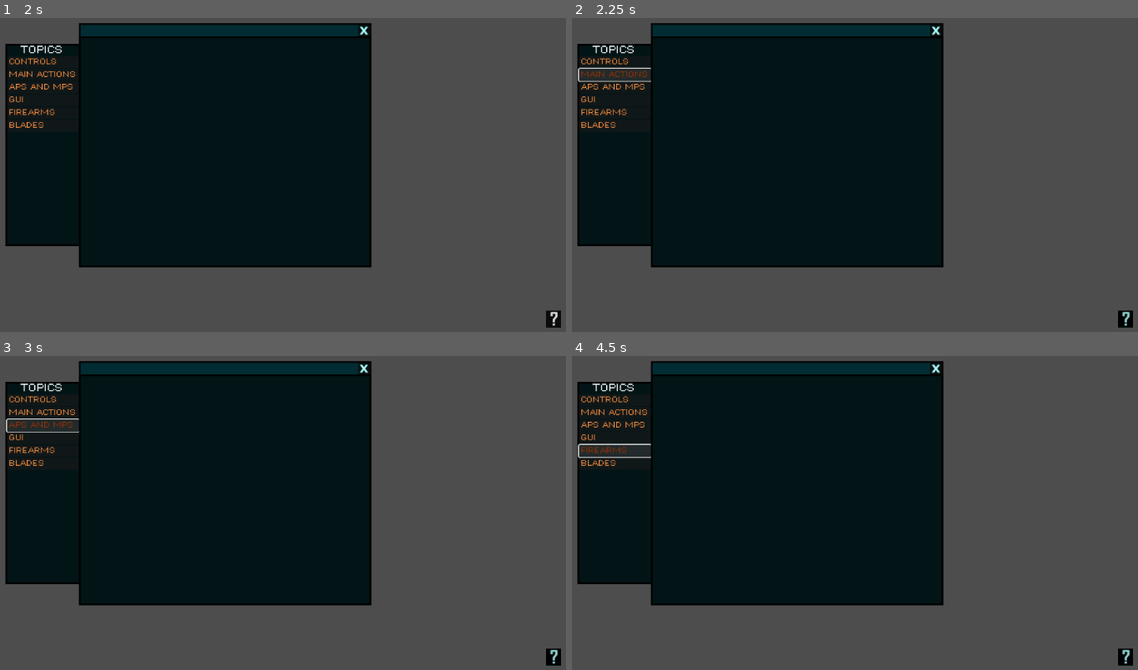
Above: before the commit, frames 1-4 (two rows, left to right).
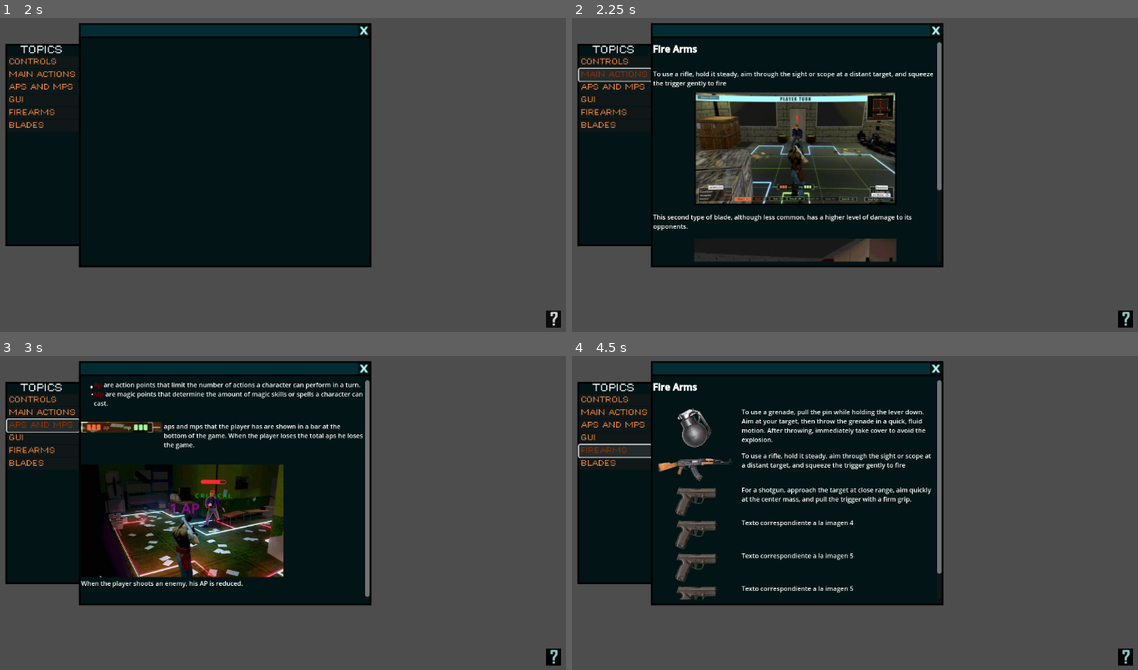
Above: after the commit, the same moments.

Repository: LauraDanielaa/VideoGame_Tasks
Game: Godot game, scene res://GUI/main.tscn
Two runs of this game, one before a commit and one after it. Both use one fixed random seed, a clock stepped at 60 frames per second and the inputs below.
Inputs (mouse positions are in pixels of both pictures, inside the frame that each line leads up to):
- Up to frame 1 (2 s): tap Enter at 0.5 s; click (554, 319) at 1.25 s
- Up to frame 2 (2.25 s): click "MAIN ACTIONS" at 2 s
- Up to frame 3 (3 s): click "APS AND MPS" at 2.75 s
- Up to frame 4 (4.5 s): click "GUI" at 3.5 s; click "FIREARMS" at 4.25 s

Frame 1 is identical in both runs. In frame 2, 14% of the frame differs, in the area x 14-66%, y 7-78%; in frame 3, 9.8%; in frame 4, 5.4%.

Commit message:
Development of some buttons panel
Development of the content of the MainActions, Aps and Mps, FireArms and Blades buttons panel

Diff:
--- a/second installment - Help panel GUI/GUI/main.tscn
+++ b/second installment - Help panel GUI/GUI/main.tscn
@@ -35,28 +35,86 @@
 
 [sub_resource type="Resource" id="Resource_w86b4"]
 script = ExtResource("6_cn7je")
+titulo = "Main Actions"
+texto_ayuda = "[b]Fire Arms[/b]
+
+[table=1]
+[cell padding=0,0,0,5][font_size=11]To use a rifle, hold it steady, aim through the sight or scope at a distant target, and squeeze the trigger gently to fire[/font_size][/cell]
+
+[cell padding=0,5,0,5][center][img=350%]res://assets/sprites/MainActions.png[/img][/center][/cell]
+
+[cell padding=0,5,0,5][font_size=11]This second type of blade, although less common, has a higher level of damage to its opponents.[/font_size][/cell]
+
+[cell padding=0,5,0,5][center][img=350%]res://assets/sprites/MainActions2.png[/img][/center][/cell]
+
+[/table]
+"
+
+[sub_resource type="Resource" id="Resource_u35g0"]
+script = ExtResource("6_cn7je")
+titulo = "Aps and Mps "
+texto_ayuda = "[ul]
+[font_size=11][color= WEB_MAROON]Ap[/color] are action points that limit the number of actions a character can perform in a turn.[/font_size]
+[font_size=11][color= WEB_MAROON]Mp[/color] are magic points that determine the amount of magic skills or spells a character can cast.[/font_size]
+[/ul]
+
+[table=2]
+[cell][img=140%]res://assets/sprites/apsMps.png[/img][/cell][cell][font_size=11]aps and mps that the player has are shown in a bar at the bottom of the game. When the player loses the total aps he loses the game.[/font_size][/cell]
+[/table]
+[table=1]
+[cell][center][img=350%]res://assets/sprites/apsMps2.png[/img][/center][/cell]
+[cell][font_size=11]When the player shoots an enemy, his AP is reduced.[/font_size][/cell]
+[/table]
+
+"
+
+[sub_resource type="Resource" id="Resource_5lx6f"]
+script = ExtResource("6_cn7je")
 titulo = ""
 texto_ayuda = ""
 
-[sub_resource type="Resource" id="Resource_u35g0"]
-script = ExtResource("6_cn7je")
-titulo = ""
-texto_ayuda = ""
-
-[sub_resource type="Resource" id="Resource_5lx6f"]
-script = ExtResource("6_cn7je")
-titulo = ""
-texto_ayuda = ""
-
 [sub_resource type="Resource" id="Resource_k8cdx"]
 script = ExtResource("6_cn7je")
 titulo = "Fire Arms"
-texto_ayuda = ""
+texto_ayuda = "[b]Fire Arms[/b]
+
+[table=2]
+[cell][center][img=75%]res://assets/sprites/FireArms1.png[/img][/center][/cell][cell][font_size=11]To use a grenade, pull the pin while holding the lever down. Aim at your target, then throw the grenade in a quick, fluid motion. After throwing, immediately take cover to avoid the explosion.[/font_size][/cell]
+
+
+[cell][center][img=150]res://assets/sprites/FireArms2.png[/img][/center][/cell][cell][font_size=11]To use a rifle, hold it steady, aim through the sight or scope at a distant target, and squeeze the trigger gently to fire[/font_size][/cell]
+
+
+[cell][center][img=75%]res://assets/sprites/FireArms3.png[/img][/center][/cell][cell][font_size=11]For a shotgun, approach the target at close range, aim quickly at the center mass, and pull the trigger with a firm grip.[/font_size][/cell]
+
+
+[cell][center][img=75%]res://assets/sprites/FireArms3.png[/img][/center][/cell][cell][font_size=11]Texto correspondiente a la imagen 4[/font_size][/cell]
+
+
+[cell][center][img=75%]res://assets/sprites/FireArms3.png[/img][/center][/cell][cell][font_size=11]Texto correspondiente a la imagen 5[/font_size][/cell]
+
+
+[cell][center][img=75%]res://assets/sprites/FireArms3.png[/img][/center][/cell][cell][font_size=11]Texto correspondiente a la imagen 5[/font_size][/cell]
+
+[/table]
+"
 
 [sub_resource type="Resource" id="Resource_n03jy"]
 script = ExtResource("6_cn7je")
 titulo = "Blades"
-texto_ayuda = ""
+texto_ayuda = "[b]Fire Arms[/b]
+[table=2]
+[cell][center][img=75%]res://assets/sprites/Blades1.png[/img][/center][/cell][cell][font_size=11]To use a grenade, pull the pin while holding the lever down.[/font_size][/cell]
+
+
+[cell][center][img=75%]res://assets/sprites/blade2.png[/img][/center][/cell][cell][font_size=11]This second type of blade, although less common, has a higher level of damage to its opponents.[/font_size][/cell]
+[/table]
+[font_size=11]In a game, blades can be versatile weapons used for both offense and defense. Players can use them to perform quick, light attacks that deal damage in rapid succession or execute powerful strikes with slower, more deliberate movements. Blades are often effective in close combat, allowing players to dodge or parry incoming attacks while staying mobile[/font_size]
+
+[font_size=11]To make the most of blades, focus on speed and precision. Timing your attacks and dodges is key to outmaneuvering enemies. Some games may also let you upgrade blades with special abilities, like increasing damage, adding elemental effects, or enhancing critical hit chances[/font_size]
+
+
+"
 
 [sub_resource type="StyleBoxFlat" id="StyleBoxFlat_rccjp"]
 bg_color = Color(0.00781379, 0.173056, 0.198336, 1)
@@ -245,7 +303,6 @@
 custom_minimum_size = Vector2(500, 380)
 layout_mode = 2
 bbcode_enabled = true
-fit_content = true
 
 [connection signal="pressed" from="HelpButtonLayer/HBoxContainer/help_button" to="." method="_on_help_button_pressed"]
 [connection signal="pressed" from="PrincipalPanelLayer/MarginContainer/HBoxContainer/VBoxContainer/ExitPanel/HBoxContainer/ExitButton" to="." method="_on_exit_button_pressed"]
Binary file removed: second installment - Help panel GUI/assets/sprites/Blades2.png
Binary file added: second installment - Help panel GUI/assets/sprites/MainActions.png
Not shown, added: second installment - Help panel GUI/assets/sprites/MainActions.png.import
Binary file added: second installment - Help panel GUI/assets/sprites/MainActions2.png
Not shown, added: second installment - Help panel GUI/assets/sprites/MainActions2.png.import
Binary file added: second installment - Help panel GUI/assets/sprites/apsMps.png
Not shown, added: second installment - Help panel GUI/assets/sprites/apsMps.png.import
Binary file added: second installment - Help panel GUI/assets/sprites/apsMps2.png
Not shown, added: second installment - Help panel GUI/assets/sprites/apsMps2.png.import
Binary file added: second installment - Help panel GUI/assets/sprites/blade2.png
Not shown, added: second installment - Help panel GUI/assets/sprites/blade2.png.import
Binary file removed: second installment - Help panel GUI/assets/sprites/members.png
(and 2 more such lines)
